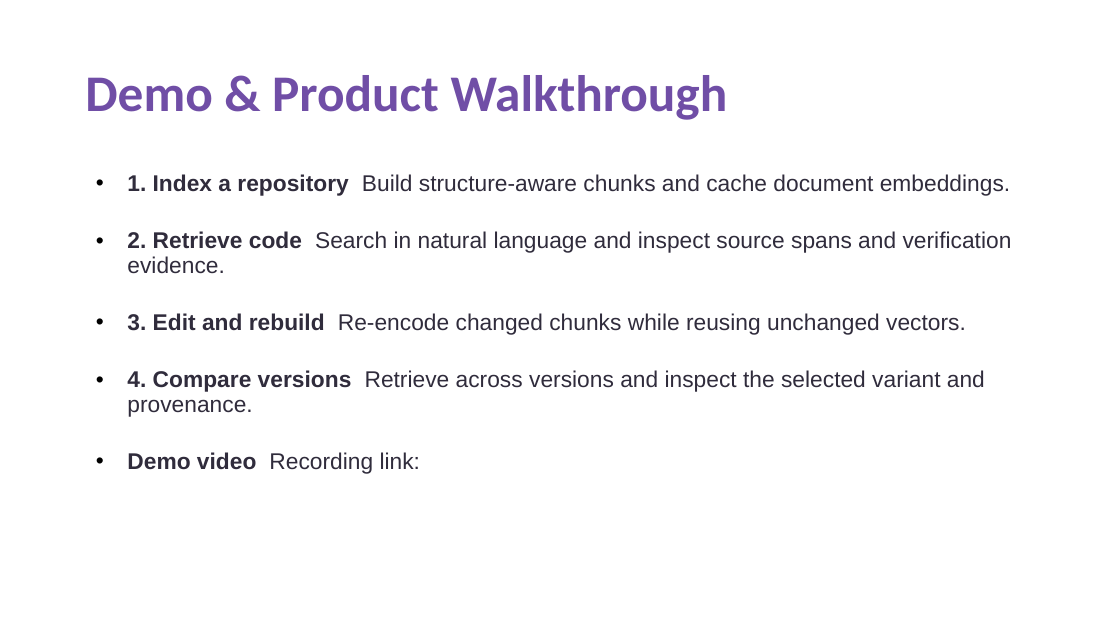
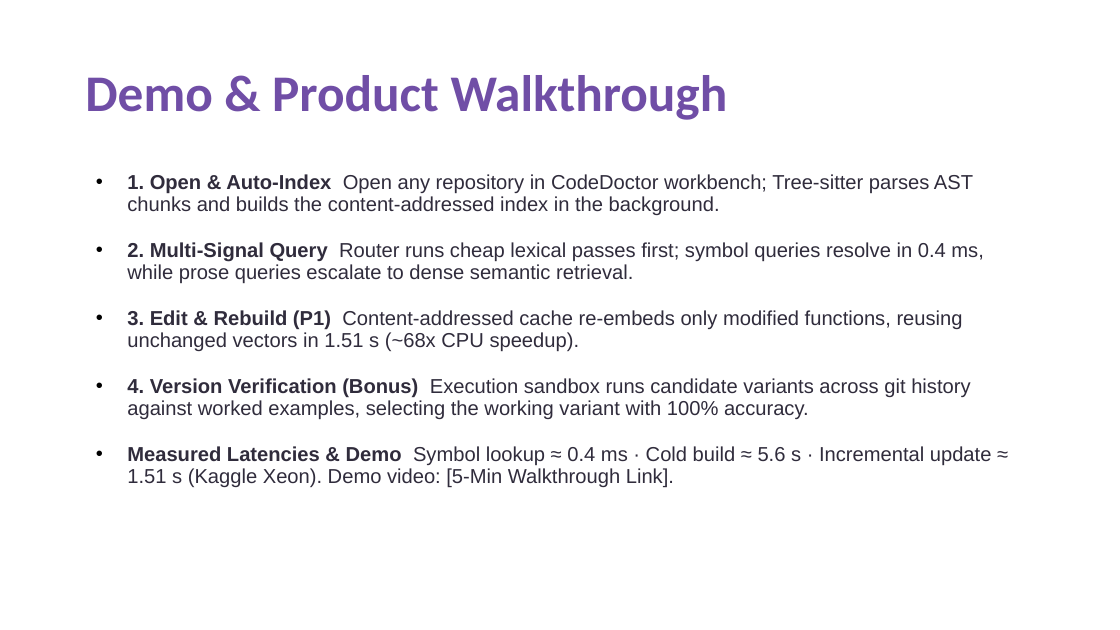
Before and after one commit to krizz711/CodeDoctor-Agentic-Semantic-and-Structural-Intelligence-for-Code-Repositories, a slide deck: slide 5 of VITV_Doctors_Submission.pptx. Drawn at 1120x630 pixels with LibreOffice and Linux fonts; fonts in the diff are those of the drawing. Boxes give left, top, right and bottom in pixels: in the first picture for what was removed or moved away, otherwise in the second. Text is boxed around its words. In the diff, an @@ line names an element or a change of style, - is before the commit and + after.

Commit message:
Update finalized presentation deck and PDF with audited roster, architecture, and Kaggle benchmarks

```diff
--- a/VITV_Doctors_Submission.pptx
+++ b/VITV_Doctors_Submission.pptx
@@ text at [127,174,992,487]: text changed; size 19.5 to 17.2 pt @@
-• 1. Index a repository Build structure-aware chunks and cache document embeddings.
-• 2. Retrieve code Search in natural language and inspect source spans and verification evidence.
-• 3. Edit and rebuild Re-encode changed chunks while reusing unchanged vectors.
-• 4. Compare versions Retrieve across versions and inspect the selected variant and provenance.
-• Demo video Recording link:
+• 1. Open & Auto-Index Open any repository in CodeDoctor workbench; Tree-sitter parses AST chunks and builds the content-addressed index in the background.
+• 2. Multi-Signal Query Router runs cheap lexical passes first; symbol queries resolve in 0.4 ms, while prose queries escalate to dense semantic retrieval.
+• 3. Edit & Rebuild (P1) Content-addressed cache re-embeds only modified functions, reusing unchanged vectors in 1.51 s (~68x CPU speedup).
+• 4. Version Verification (Bonus) Execution sandbox runs candidate variants across git history against worked examples, selecting the working variant with 100% accuracy.
+• Measured Latencies & Demo Symbol lookup ≈ 0.4 ms · Cold build ≈ 5.6 s · Incremental update ≈ 1.51 s (Kaggle Xeon). Demo video: [5-Min Walkthrough Link].
```
Also in this commit, not shown: 9 other slides changed, 1 slide added, 1 slide removed, 1 other file.
